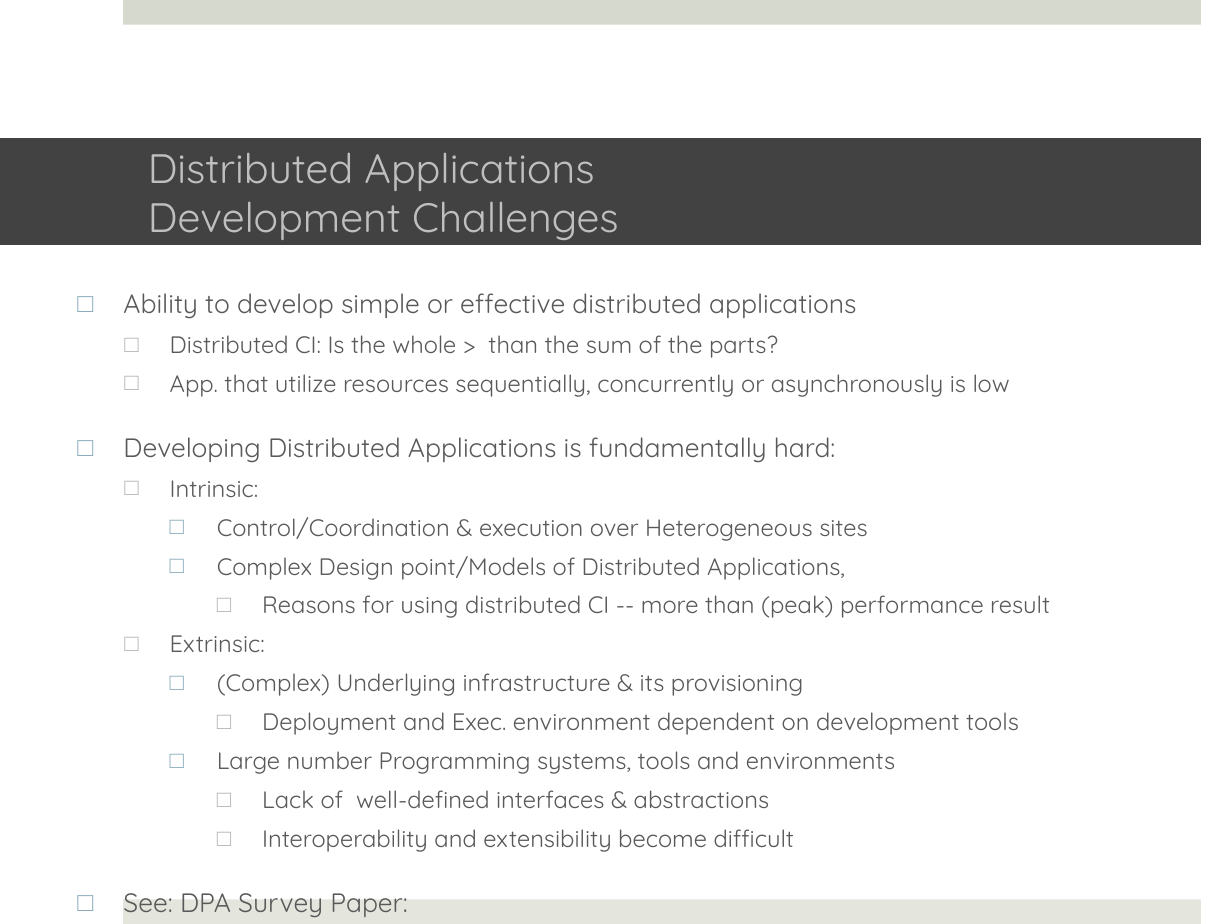
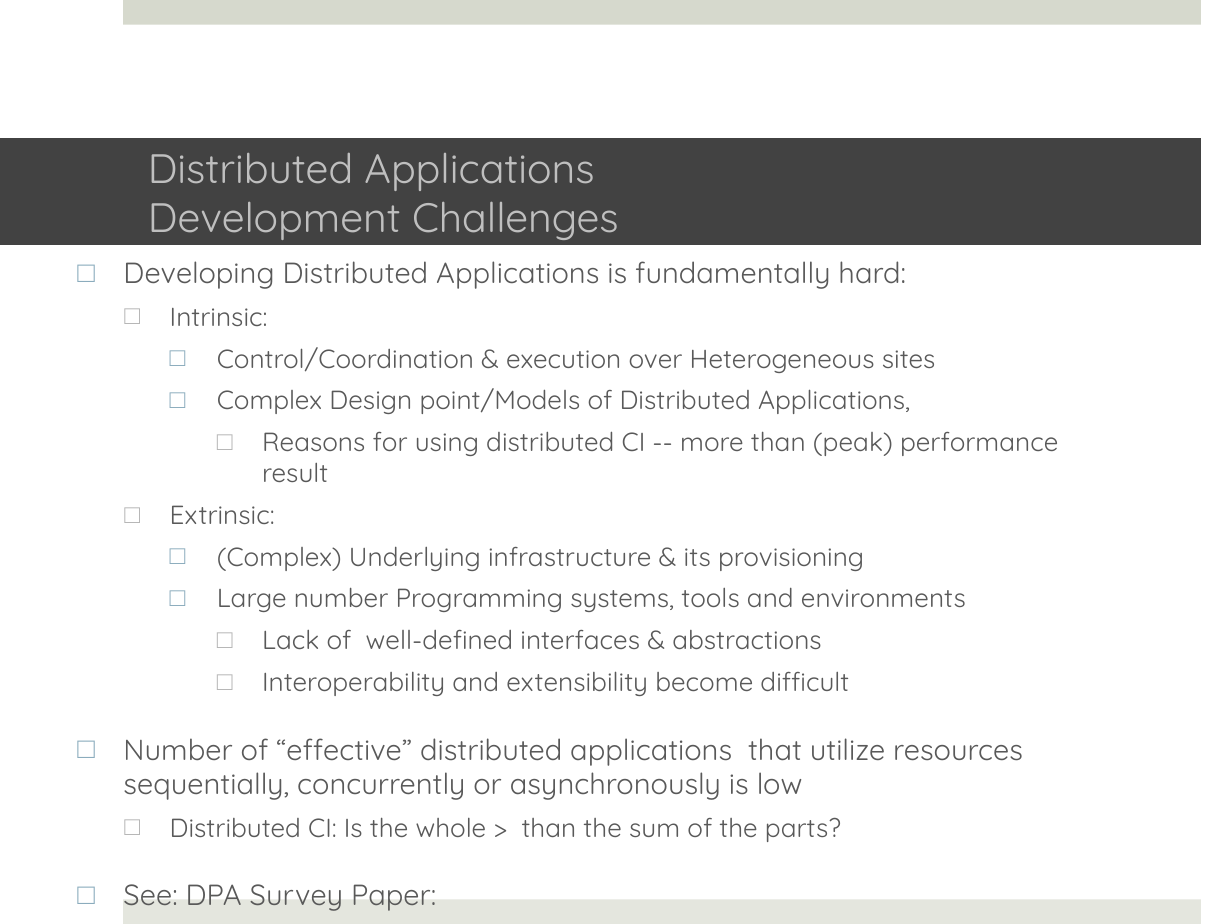
Before and after one commit to saga-project/saga-cpp-legacy-projects, a slide deck: slide 4 of tutorial/general_tutorial/SAGA-Intro-Conclusion.pptx. Drawn at 1232x924 pixels with LibreOffice and Linux fonts; fonts in the diff are those of the drawing; background and template pictures are left out. Boxes give left, top, right and bottom in pixels: in the first picture for what was removed or moved away, otherwise in the second. Text is boxed around its words. In the diff, an @@ line names an element or a change of style, - is before the commit and + after.

Commit message:
Final version of pptx

```diff
--- a/tutorial/general_tutorial/SAGA-Intro-Conclusion.pptx
+++ b/tutorial/general_tutorial/SAGA-Intro-Conclusion.pptx
@@ text "Developing Distributed Applications is fundamentally ...": place and size @@
-text "Developing Distributed Applications is fundamentally ..." at (123, 293, 1050, 917)
+text "Developing Distributed Applications is fundamentally ..." at (123, 261, 1058, 911)
@@ text at (123, 261, 1058, 911): size 15.5 to 17 pt in "Developing Distributed Applications is fundamentally hard:", "See: DPA Survey Paper:"; size 13.9 to 15.3 pt in "Intrinsic:", "Control/Coordination & execution over Heterogeneous sites", "Complex Design point/Models of Distributed Applications,", "Reasons for using distributed CI -- more ..." and 6 more places @@
@@ text at (123, 293, 1010, 397): paragraphs removed @@
-□ Ability to develop simple or effective distributed applications
-  □ Distributed CI: Is the whole > than the sum of the parts?
-  □ App. that utilize resources sequentially, concurrently or asynchronously is low
@@ text at (262, 712, 1019, 735): paragraph removed @@
-      □ Deployment and Exec. environment dependent on development tools
@@ text at (123, 738, 1023, 842): paragraphs added @@
+□ Number of “effective” distributed applications that utilize resources sequentially, concurrently or asynchronously is low
+  □ Distributed CI: Is the whole > than the sum of the parts?
```
Also in this commit, not shown: 1 other slide changed.
